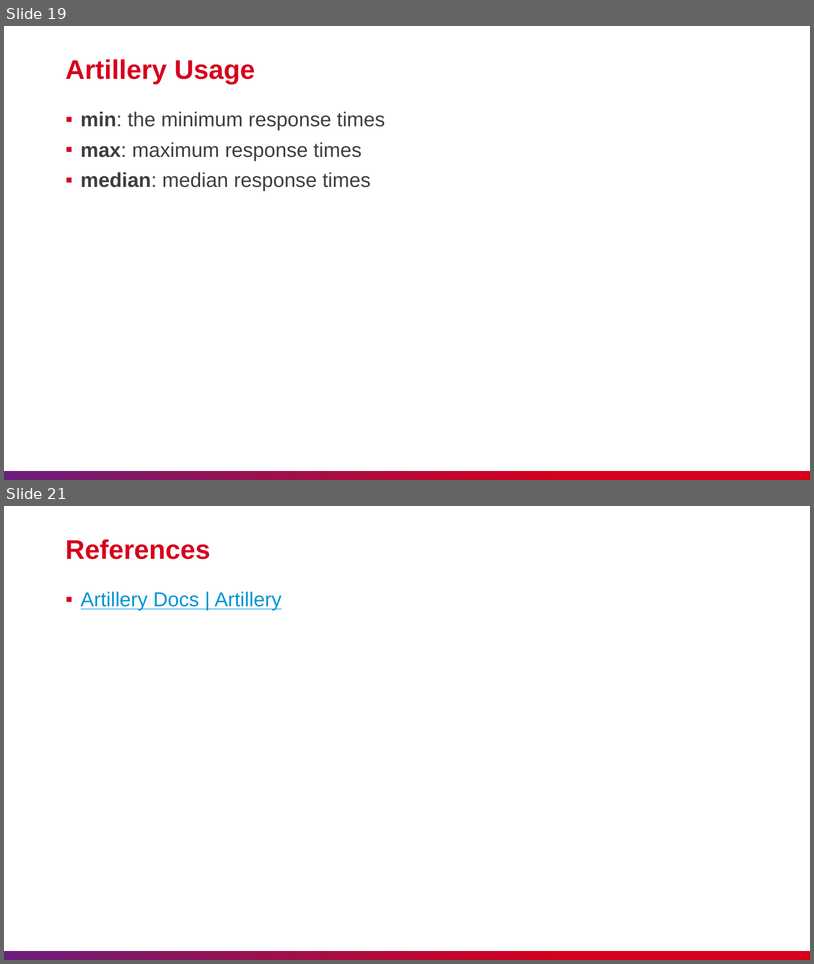
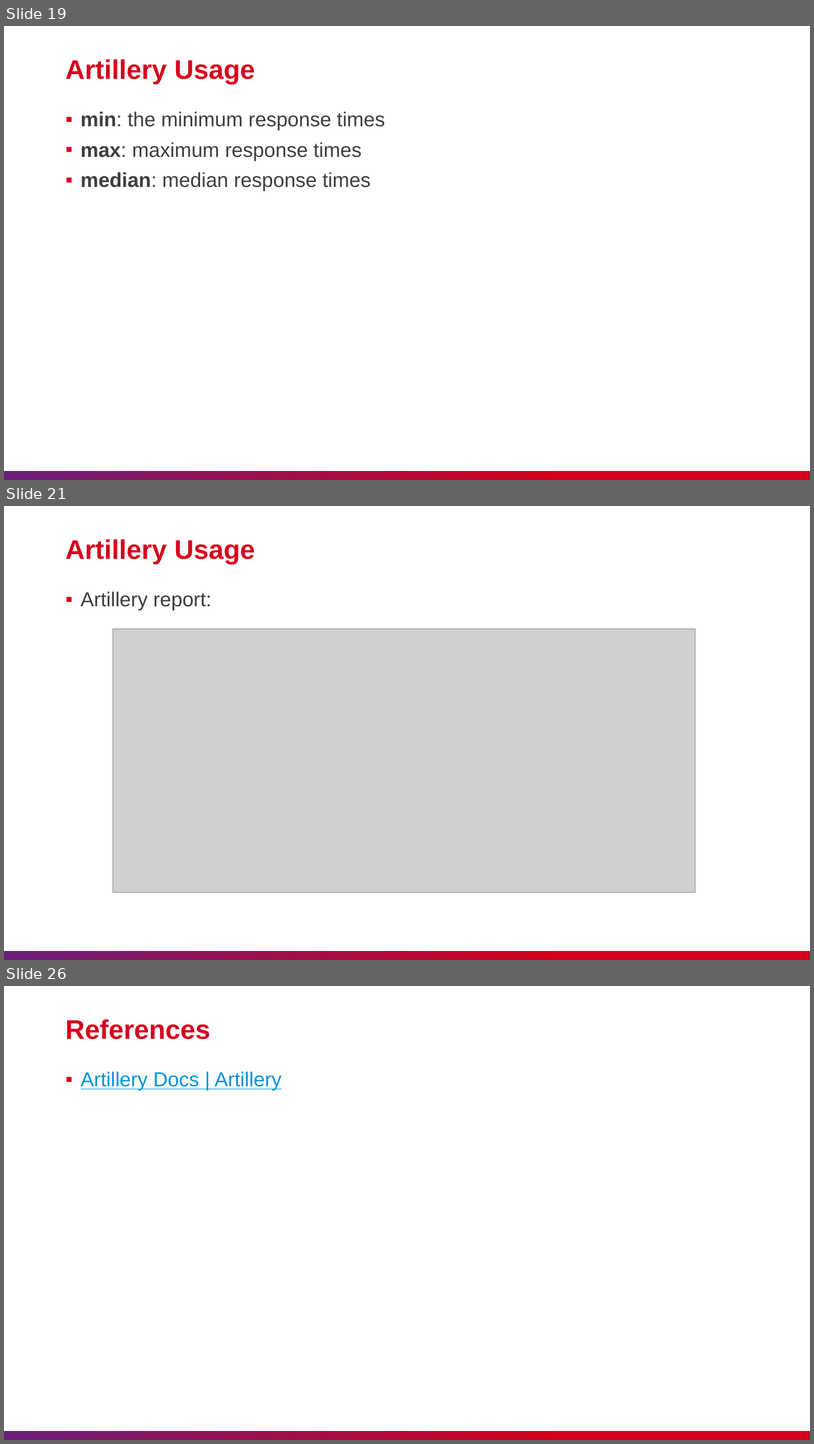
Before and after one commit to nashtech-garage/nodejs-vite-js_load_test, a slide deck: artillery/slide/NT_Artillery.pptx. Shown one above the other, each under a label of ours: slides 19 and 21 before the commit, slides 19, 21 and 26 after it; the slides between them are not shown. The pictures are 814x964 and 814x1444 pixels, drawn with LibreOffice and Linux fonts; fonts in the diff are those of the drawing; grey boxes stand for pictures. Boxes give left, top, right and bottom in pixels: in the first picture for what was removed or moved away, otherwise in the second. Text is boxed around its words. In the diff, an @@ line names an element or a change of style, - is before the commit and + after.

```diff
--- a/artillery/slide/NT_Artillery.pptx
+++ b/artillery/slide/NT_Artillery.pptx
@@ slide 21 added at bbox=[4, 506, 810, 960], background #FFFFFF; not listed: 1 template element that a slide beside it also shows @@
@@ title added at bbox=[65, 539, 255, 564], 32 pt, text #D6001C, bold @@
+Artillery Usage
@@ text added at bbox=[81, 591, 212, 610], 24 pt, text #3C3E41 @@
+▪ Artillery report:
@@ picture added at bbox=[113, 629, 695, 892] @@
@@ what was slide 21 is now slide 26 @@
```
Also in this commit, not shown: 2 slides changed, 4 other slides added.
